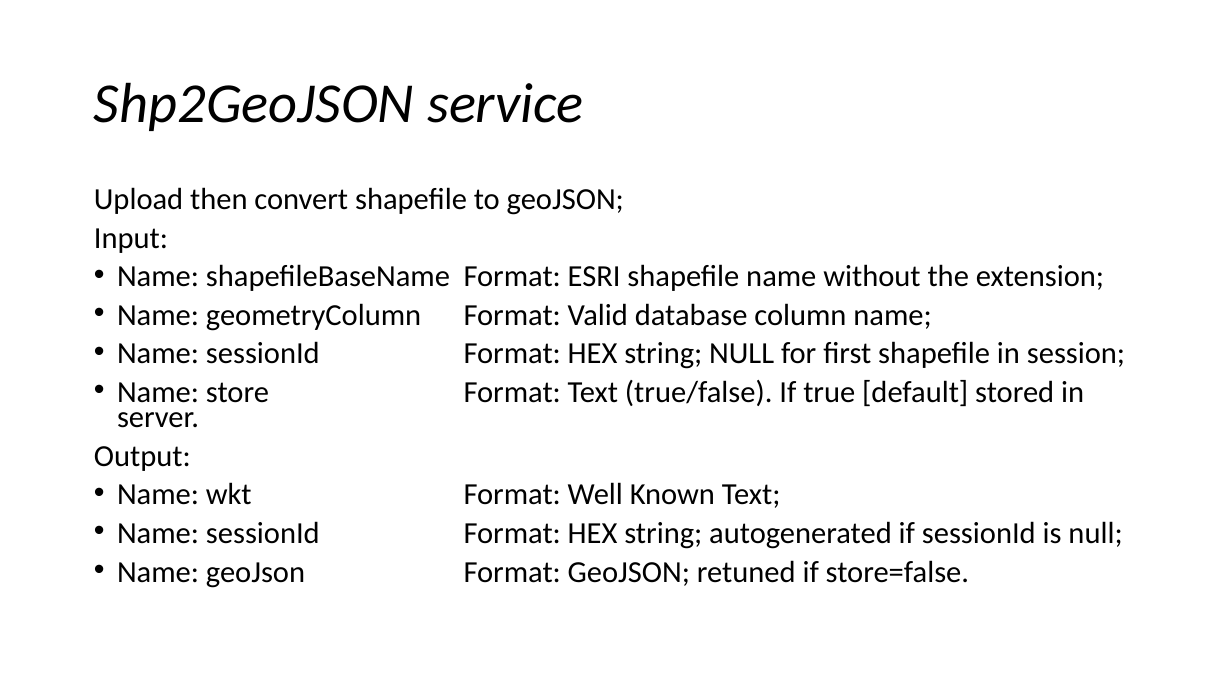
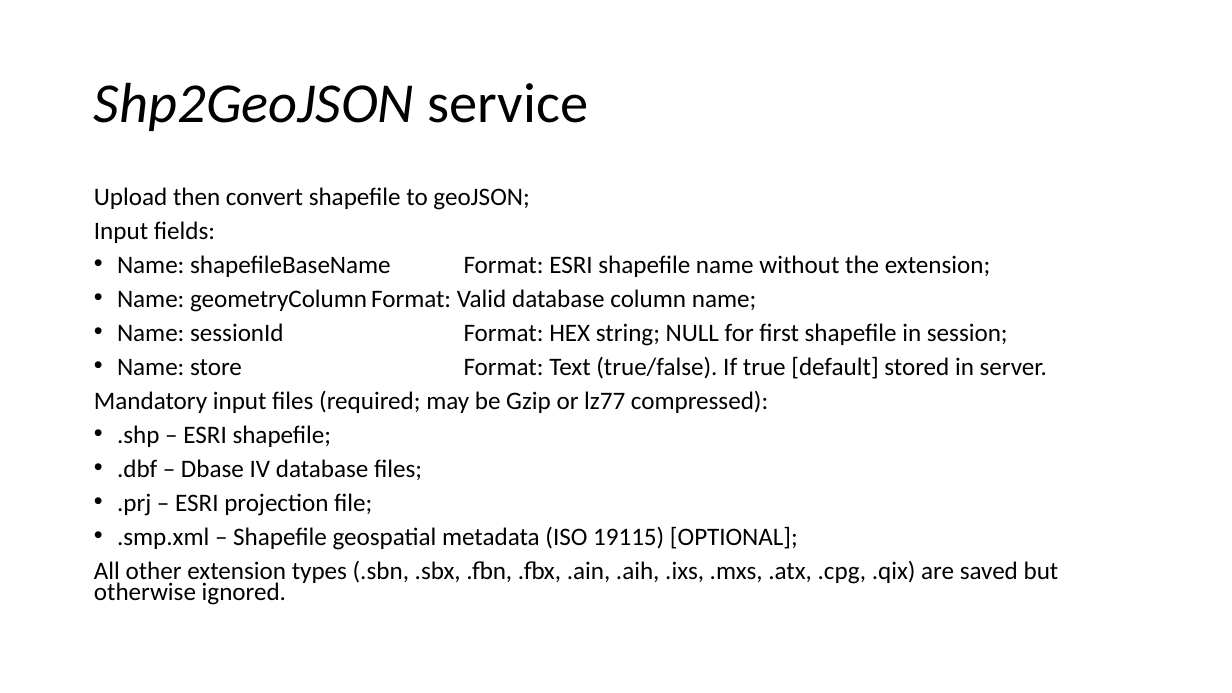
Before and after one commit to smallAreaHealthStatisticsUnit/rapidInquiryFacility, a slide deck: slide 23 of rifNodeServices/NodeGeoSpatialServices.pptx (slide 22 before the commit). Drawn at 1232x693 pixels with LibreOffice and Linux fonts; fonts in the diff are those of the drawing. Boxes give left, top, right and bottom in pixels: in the first picture for what was removed or moved away, otherwise in the second. Text is boxed around its words. In the diff, an @@ line names an element or a change of style, - is before the commit and + after.

Commit message:
More work on services

```diff
--- a/rifNodeServices/NodeGeoSpatialServices.pptx
+++ b/rifNodeServices/NodeGeoSpatialServices.pptx
@@ title "Shp2GeoJSON service" at bbox=[94, 82, 589, 131]: italic off in "service" @@
@@ text at bbox=[94, 187, 1047, 379]: size 23.8 to 19.6 pt in "Upload then convert shapefile to geoJSON;", "Name: shapefileBaseName Format: ESRI shapefile name without ...", "Name: geometryColumn Format: Valid database column name;", "Name: sessionId Format: HEX string; NULL for ..." and 1 more places @@
@@ text at bbox=[94, 221, 215, 243]: text changed; size 23.8 to 19.6 pt @@
-Input:
+Input fields:
@@ text at bbox=[94, 391, 1059, 605]: text changed; size 23.8 to 19.6 pt @@
-Output:
-• Name: wkt Format: Well Known Text;
-• Name: sessionId Format: HEX string; autogenerated if sessionId is null;
-• Name: geoJson Format: GeoJSON; retuned if store=false.
+Mandatory input files (required; may be Gzip or lz77 compressed):
+• .shp – ESRI shapefile;
+• .dbf – Dbase IV database files;
+• .prj – ESRI projection file;
+• .smp.xml – Shapefile geospatial metadata (ISO 19115) [OPTIONAL];
+All other extension types (.sbn, .sbx, .fbn, .fbx, .ain, .aih, .ixs, .mxs, .atx, .cpg, .qix) are saved but otherwise ignored.
```
Also in this commit, not shown: 16 other slides changed, 2 slides added, 1 other file.
